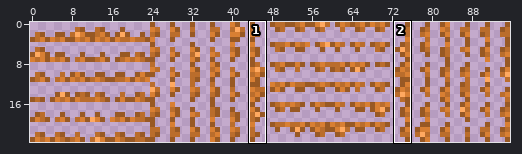
Sprite sheet -- assets/blocks/textures/copper_ore_foliage.png. The first picture is a wide view before the edit; the outline marks the close-up.
Close-up. First the earlier version:
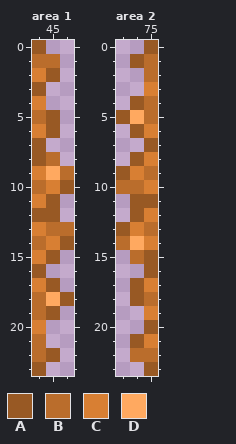
The file is 96x24 pixels. Colours within 5 levels of each other are drawn and written as one. Shown: area 1: x 44..46, y 0..23; area 2: x 73..75, y 0..23. The commit also changed other parts of the picture, which this record leaves out.
Palette (. is transparent): A #985924  B #ba6d2c  C #d87f33  D #ffa960
Pixels before, area 1, first column x 44:
 0 A..
 1 BB.
 2 CA.
 3 A..
 4 C..
 5 BA.
 6 CA.
 7 A..
 8 AB.
 9 CDB
10 BCA
11 CA.
12 AA.
13 CBB
14 BCA
15 CA.
16 A..
17 CA.
18 BDA
19 BA.
20 C..
21 B..
22 BA.
23 A..
Pixels before, area 2, first column x 73:
 0 ..A
 1 .AB
 2 ..B
 3 ..C
 4 .AB
 5 ADB
 6 .AC
 7 ..A
 8 .AC
 9 ACB
10 BBC
11 .AA
12 .AC
13 ACB
14 BDC
15 .BA
16 ..A
17 .AC
18 .AB
19 ..C
20 ..A
21 .AC
22 .BB
23 ..A
After the commit:
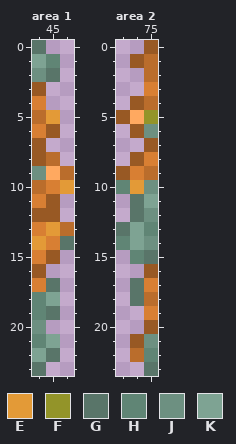
Colours new in this view: E #e39a37  F #939429  G #597569  H #608575  J #6d9081  K #7ea393
What changed:
Changed rows in their new state; - is an unchanged pixel.
Area 1:
first column x 44:
 0 G-
 1 KH
 2 JG
 5 -E
first column x 44:
 9 J--
10 --E
13 -E-
14 E-G
17 -G-
18 HK.
19 HG-
20 J--
21 HK-
22 KG-
23 G--
Area 2:
first column x 75:
 5 F
 6 J
first column x 73:
10 HEJ
11 -GK
12 -GJ
13 GKH
14 HKJ
15 -HG
17 -G-
18 -G-
21 --J
22 --H
23 --G
